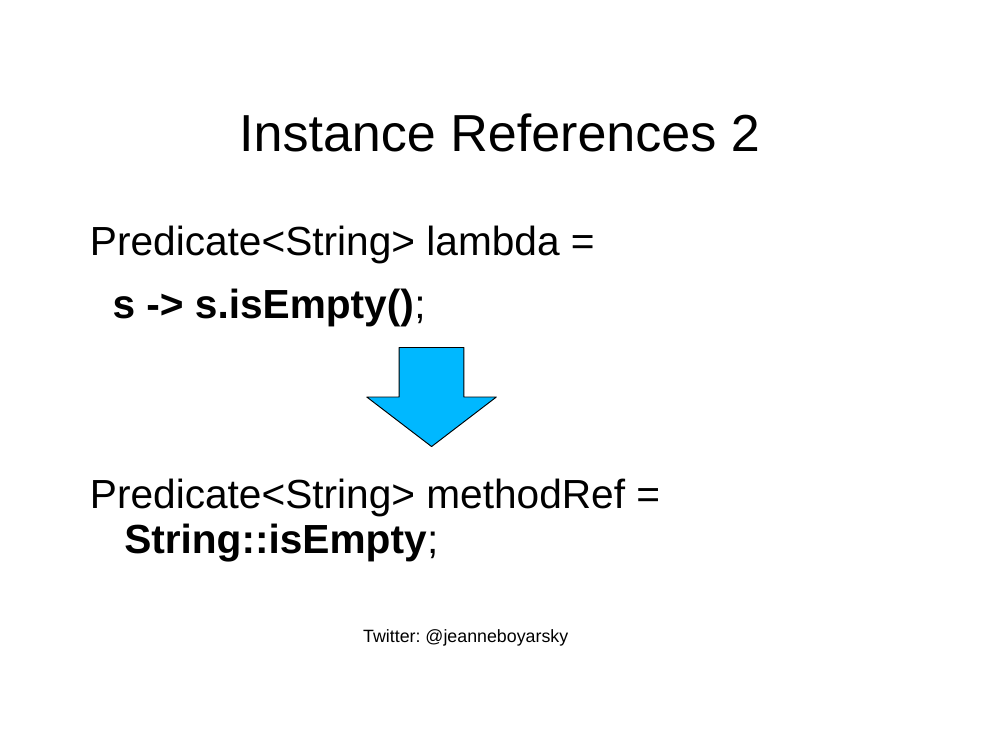
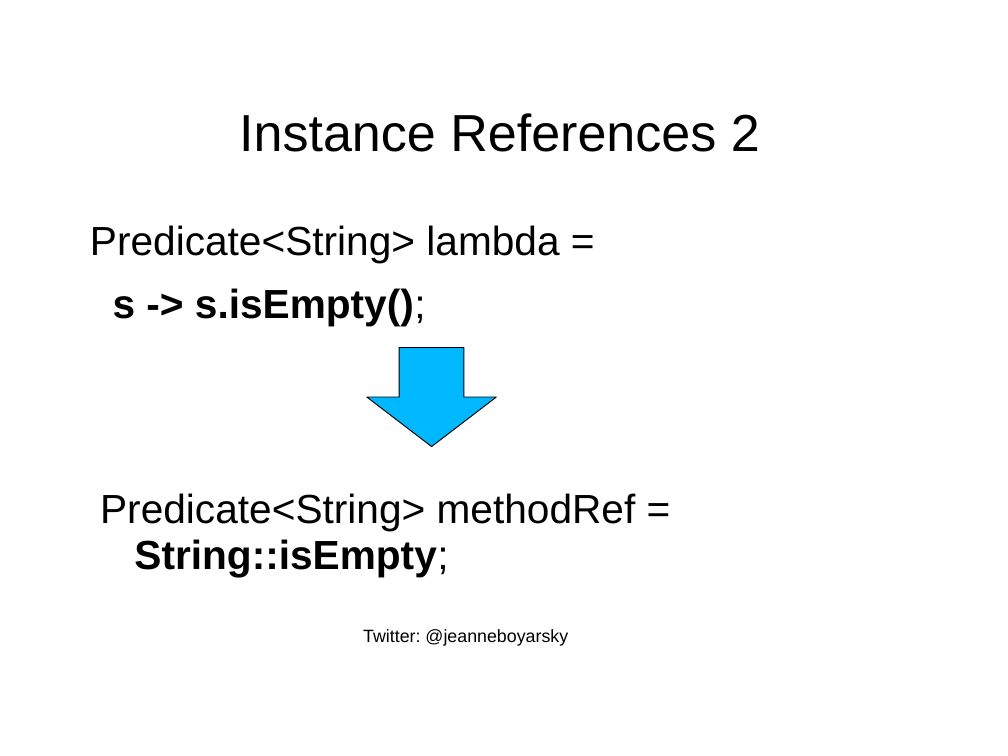
Before and after one commit to boyarsky/java-8-streams-by-puzzles, a slide deck: slide 21 of docs/Slides.ppt. Drawn at 1008x756 pixels with LibreOffice and Linux fonts; fonts in the diff are those of the drawing; background and template pictures are left out. Boxes give left, top, right and bottom in pixels: in the first picture for what was removed or moved away, otherwise in the second. Text is boxed around its words. In the diff, an @@ line names an element or a change of style, - is before the commit and + after.

```diff
--- a/docs/Slides.ppt
+++ b/docs/Slides.ppt
@@ text at (90, 478, 625, 561): paragraph removed @@
-Predicate<String> methodRef = String::isEmpty;
@@ text added at (100, 493, 636, 576), 32 pt, text #000000 @@
+Predicate<String> methodRef = String::isEmpty;
```
Also in this commit, not shown: 7 other slides changed.
